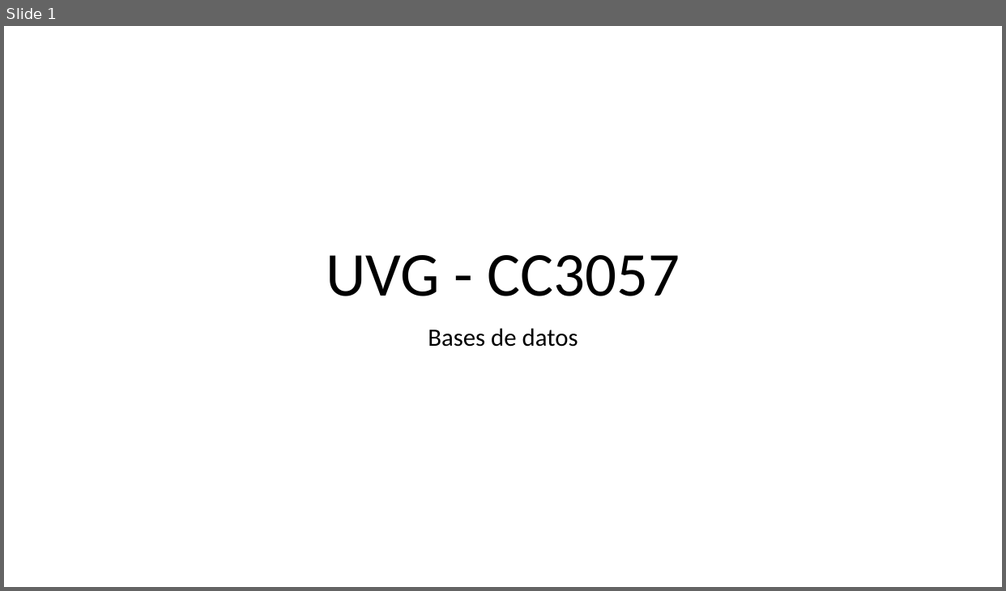
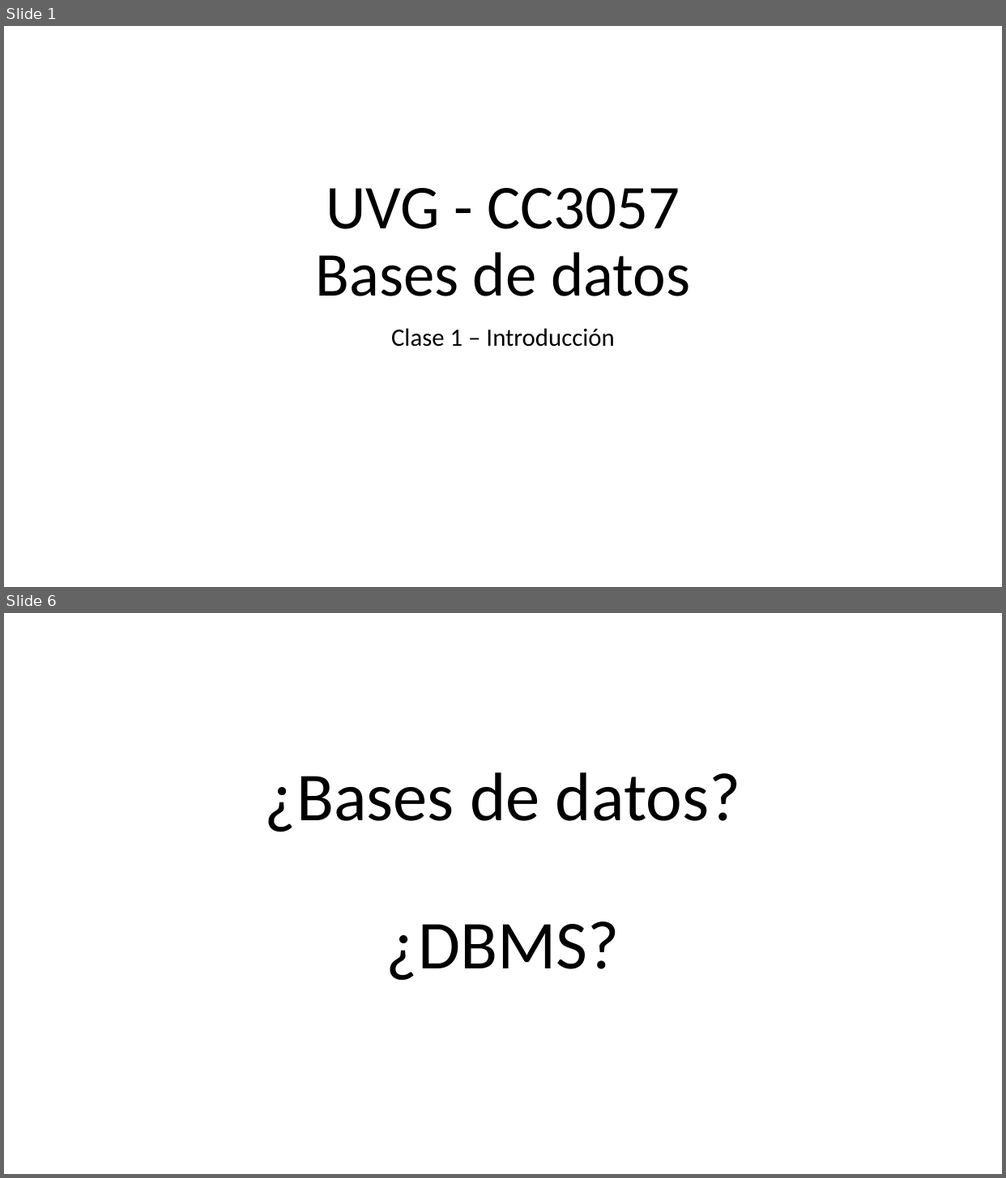
Before and after one commit to hectorh30/cc3057-2017, a slide deck: clases/clase1-introduccion/clase1.pptx. Shown one above the other, each under a label of ours: slide 1 before the commit, slides 1 and 6 after it; the slides between them are not shown. The pictures are 1006x591 and 1006x1178 pixels, drawn with LibreOffice and Linux fonts; fonts in the diff are those of the drawing. Boxes give left, top, right and bottom in pixels: in the first picture for what was removed or moved away, otherwise in the second. Text is boxed around its words. In the diff, an @@ line names an element or a change of style, - is before the commit and + after.

```diff
--- a/clases/clase1-introduccion/clase1.pptx
+++ b/clases/clase1-introduccion/clase1.pptx
@@ slide 6 added at bbox=[4, 613, 1002, 1174], background #FFFFFF @@
@@ title added at bbox=[265, 773, 741, 981], 66 pt, text #000000 @@
+¿Bases de datos?
+¿DBMS?
@@ slide 1 changed as well @@
@@ title at bbox=[315, 188, 690, 297]: text changed @@
-UVG - CC3057
+UVG - CC3057
+Bases de datos
@@ subtitle at bbox=[391, 328, 614, 347]: text changed @@
-Bases de datos
+Clase 1 – Introducción
```
Also in this commit, not shown: 22 other slides added.
